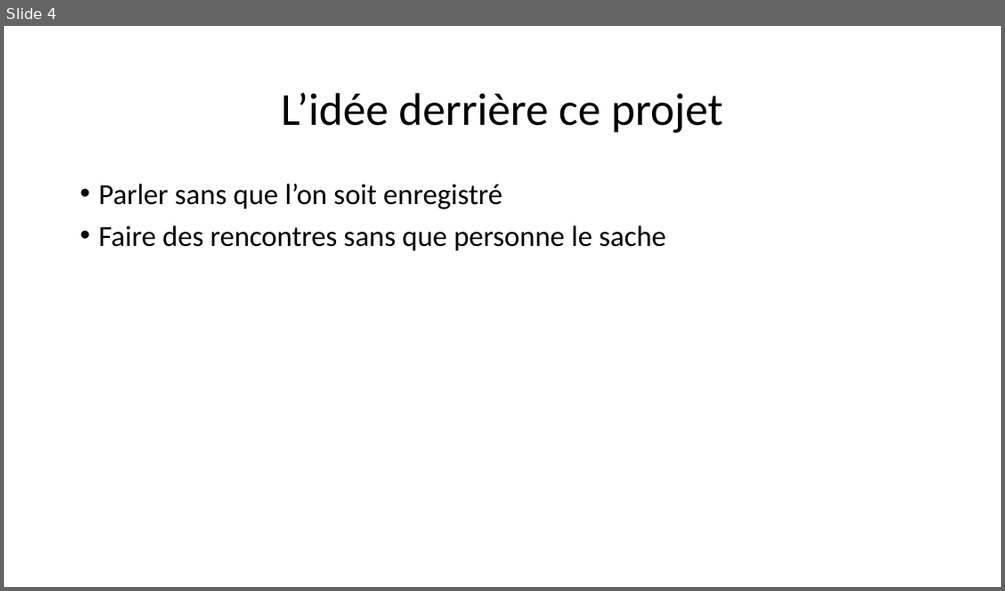
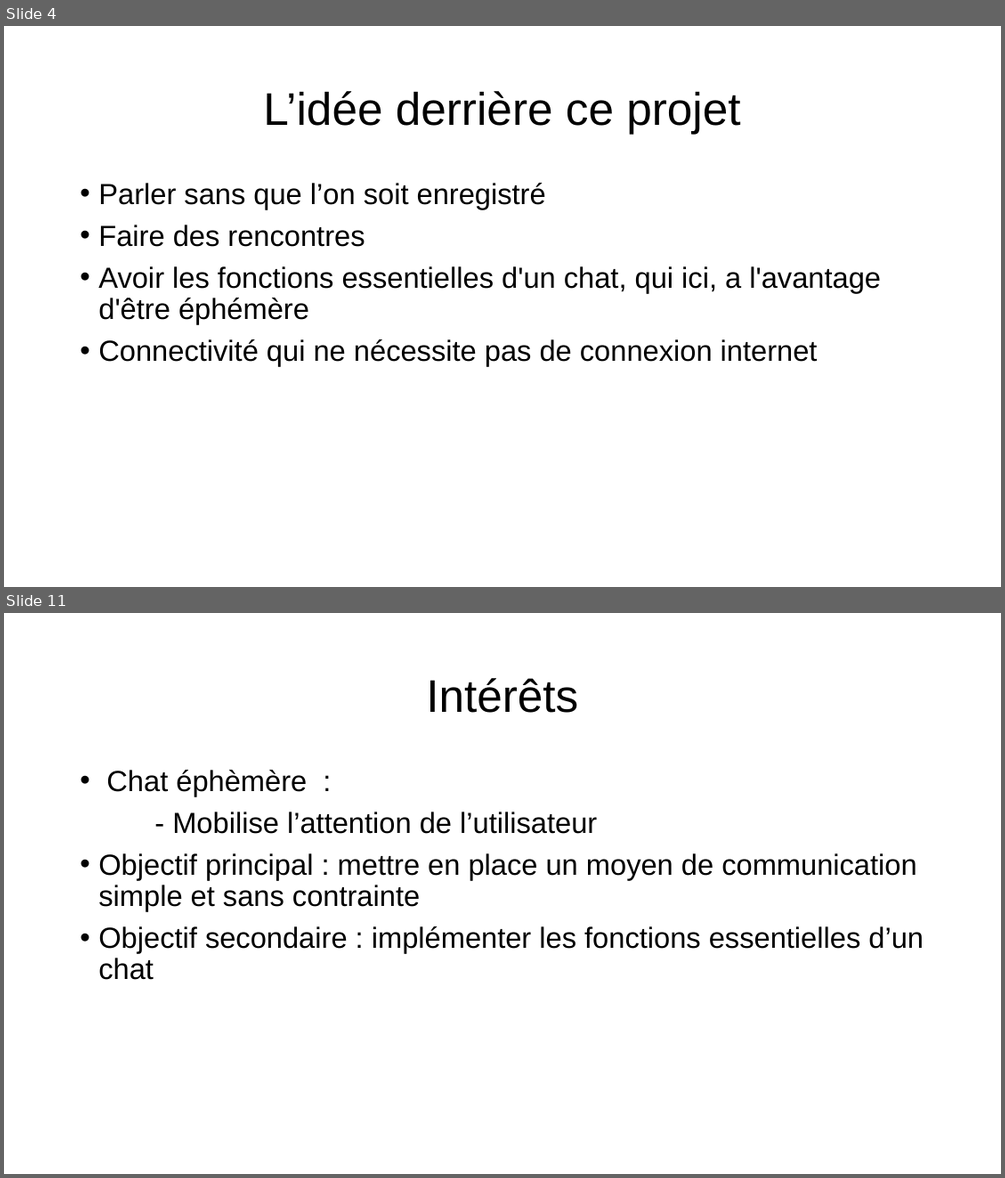
Before and after one commit to 0nza1101/Connect, a slide deck: Ressources/presentation_projet_connect.pptx. Shown one above the other, each under a label of ours: slide 4 before the commit, slides 4 and 11 after it; the slides between them are not shown. The pictures are 1005x591 and 1005x1178 pixels, drawn with LibreOffice and Linux fonts; fonts in the diff are those of the drawing. Boxes give left, top, right and bottom in pixels: in the first picture for what was removed or moved away, otherwise in the second. Text is boxed around its words. In the diff, an @@ line names an element or a change of style, - is before the commit and + after.

```diff
--- a/Ressources/presentation_projet_connect.pptx
+++ b/Ressources/presentation_projet_connect.pptx
@@ slide 11 added at [4,613,1001,1174], background #FFFFFF @@
@@ title added at [426,678,578,713], 44 pt, text #000000 @@
+Intérêts
@@ text added at [98,770,923,980], 28 pt, text #000000 @@
+• Chat éphèmère :
+- Mobilise l’attention de l’utilisateur
+• Objectif principal : mettre en place un moyen de communication simple et sans contrainte
+• Objectif secondaire : implémenter les fonctions essentielles d’un chat
@@ slide 4 changed as well @@
@@ title "L’idée derrière ce projet" at [263,91,740,134]: font Calibri to Arial @@
@@ text at [98,183,546,209]: font Calibri to Arial in "Parler sans que l’on soit enregistré" @@
@@ text at [98,224,881,366]: text changed; font Calibri to Arial @@
-• Faire des rencontres sans que personne le sache
+• Faire des rencontres
+• Avoir les fonctions essentielles d'un chat, qui ici, a l'avantage d'être éphémère
+• Connectivité qui ne nécessite pas de connexion internet
```
Also in this commit, not shown: 5 other slides changed, 5 other slides added, 1 slide removed.
